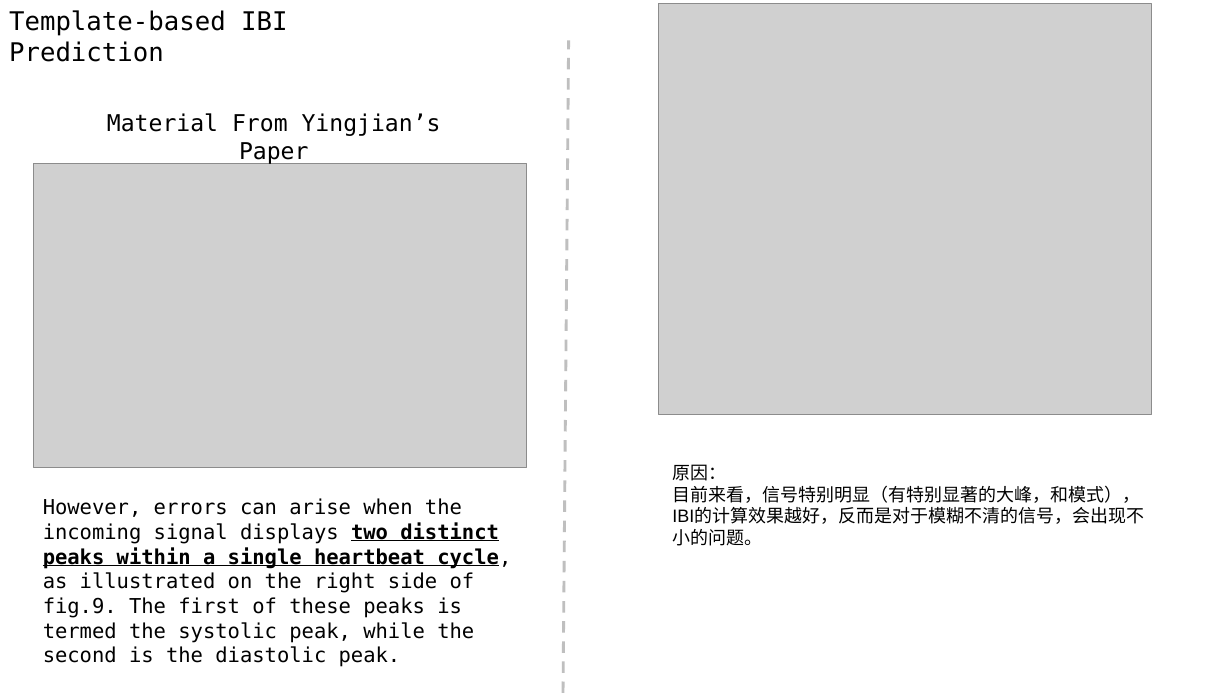
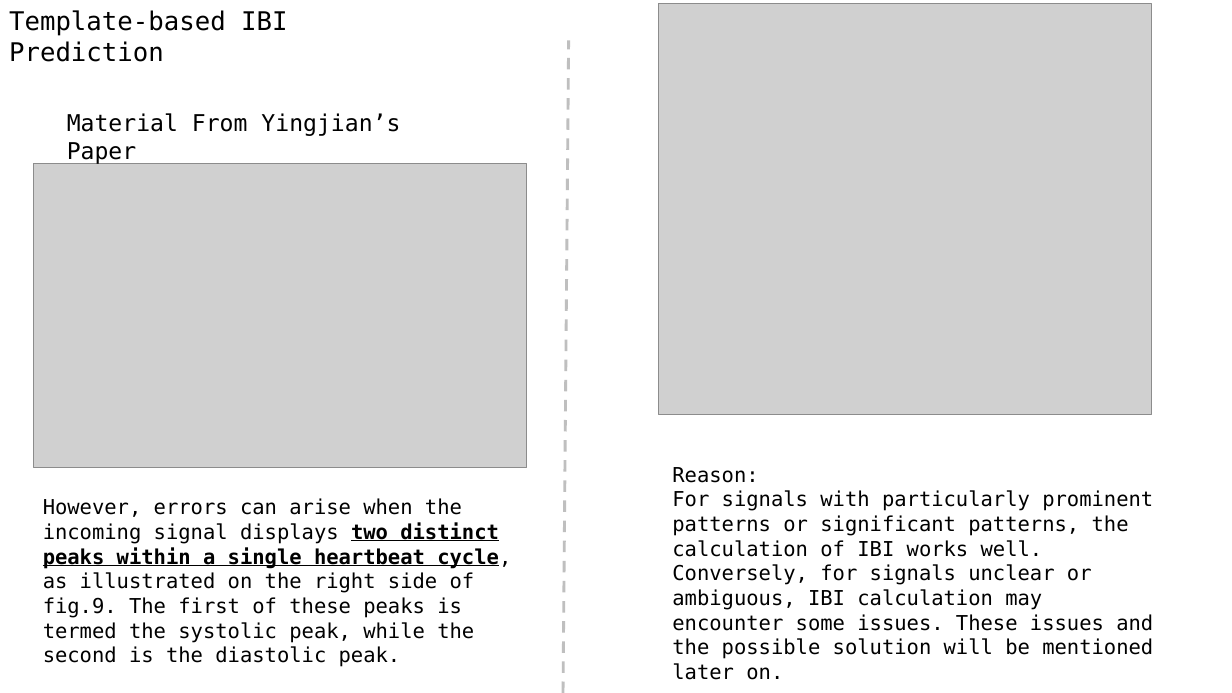
Before and after one commit to A-Big-Tortoise/Presentation, a slide deck: slide 6 of Presentation_0129_JiayuChen.pptx. Drawn at 1232x693 pixels with LibreOffice and Linux fonts; fonts in the diff are those of the drawing; grey boxes stand for pictures. Boxes give left, top, right and bottom in pixels: in the first picture for what was removed or moved away, otherwise in the second. Text is boxed around its words. In the diff, an @@ line names an element or a change of style, - is before the commit and + after.

```diff
--- a/Presentation_0129_JiayuChen.pptx
+++ b/Presentation_0129_JiayuChen.pptx
@@ text "Material From Yingjian’s Paper" at <box>67,113,400,165</box>: alignment centre to left @@
@@ text at <box>672,467,1153,680</box>: text changed; size 14 to 16 pt; font Arial to DejaVu Sans Mono @@
-原因：
-目前来看，信号特别明显（有特别显著的大峰，和模式），IBI的计算效果越好，反而是对于模糊不清的信号，会出现不小的问题。
+Reason:
+For signals with particularly prominent patterns or significant patterns, the calculation of IBI works well.
+Conversely, for signals unclear or ambiguous, IBI calculation may encounter some issues. These issues and the possible solution will be mentioned later on.
```
Also in this commit, not shown: 5 other slides changed, 2 slides added, 2 slides removed.
